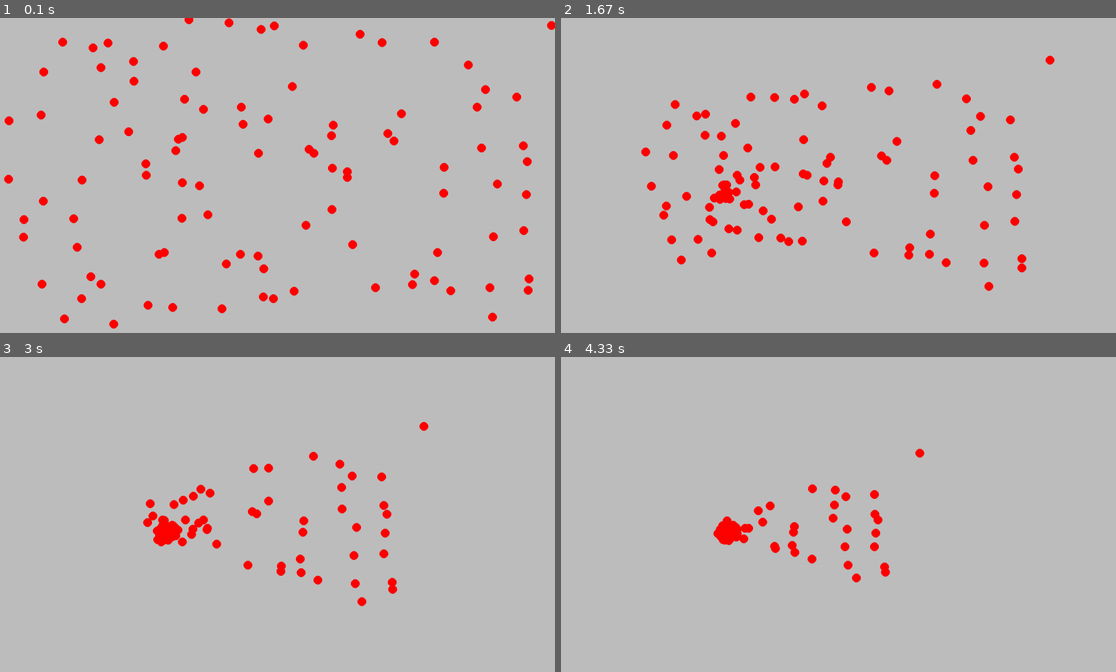
Above: before the commit, frames 1-4 (two rows, left to right).
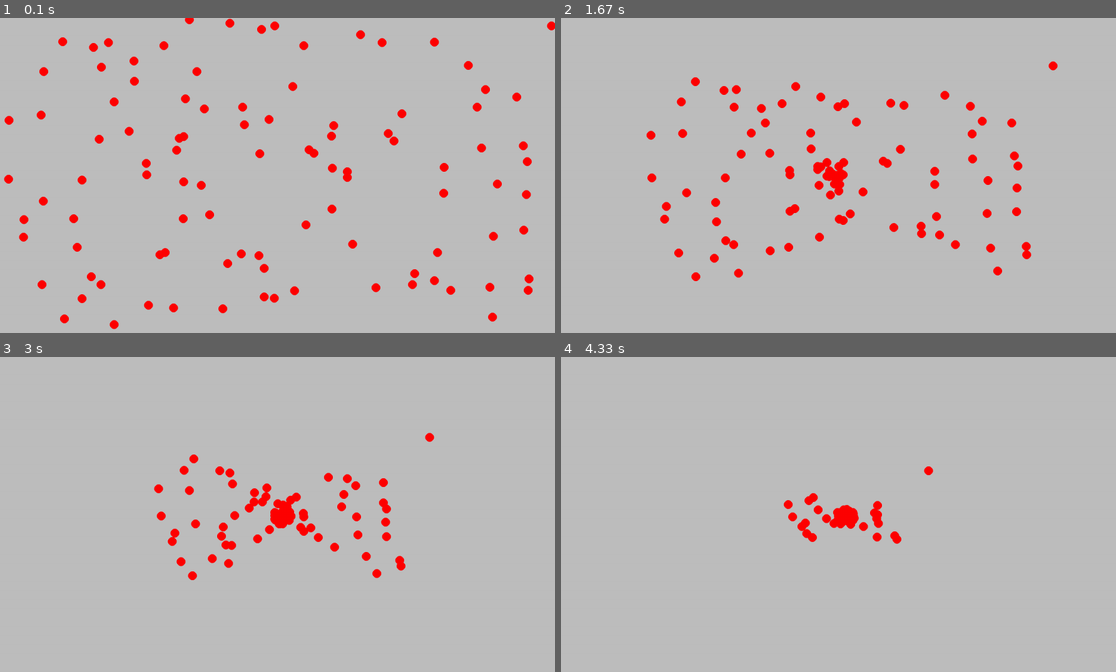
Above: after the commit, the same moments.

Repository: thanapornpichai/PygameManyAgent
Game: pygame game, started from game.py
The game is run twice, just before and just after one commit, with the same random seed, the same clock (stepped at 60 frames per second) and the same inputs.
Inputs:
- Up to frame 1 (0.1 s): no input
- Up to frame 2 (1.67 s): no input
- Up to frame 3 (3 s): no input
- Up to frame 4 (4.33 s): no input

The runs differ from the first frame. In frame 1, 0.9% of the frame differs, in the area x 0-100%, y 0-99%; in frame 2, 5.7%, in the area x 14-90%, y 11-87%; in frame 3, 3.8%; in frame 4, 2.1%.

Commit message:
add coherence force

Diff:
--- a/game.py
+++ b/game.py
@@ -30,6 +30,20 @@
         seeking_force = d
         self.apply_force(seeking_force.x, seeking_force.y)
 
+    def coherence(self, agents):
+
+        center_of_mass = pygame.Vector2(0, 0)
+
+        for agent in agents:
+            if agent != self:
+                center_of_mass += agent.position
+
+        center_of_mass /= len(agents) - 1
+
+        d = center_of_mass - self.position
+        f = d.normalize() * 0.1
+        self.apply_force(f.x, f.y)
+
     def draw(self):
         pygame.draw.circle(screen, "red", self.position, 10)
 
@@ -52,7 +66,8 @@
     screen.fill("grey")
 
     for agent in agents:
-        agent.seek(400, 400)
+        #agent.seek(400, 400)
+        agent.coherence(agents)
         agent.update()
         agent.draw()
 
